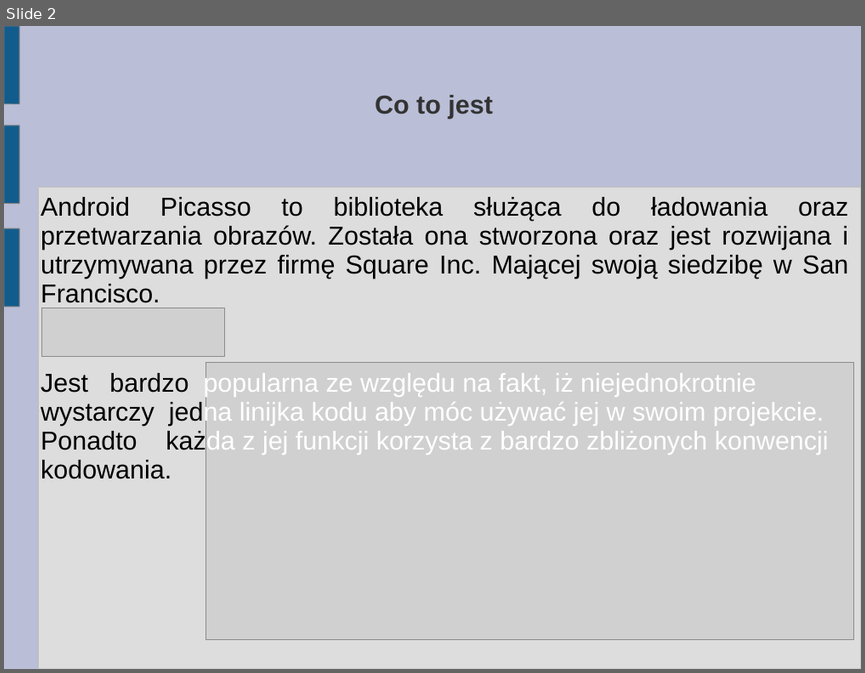
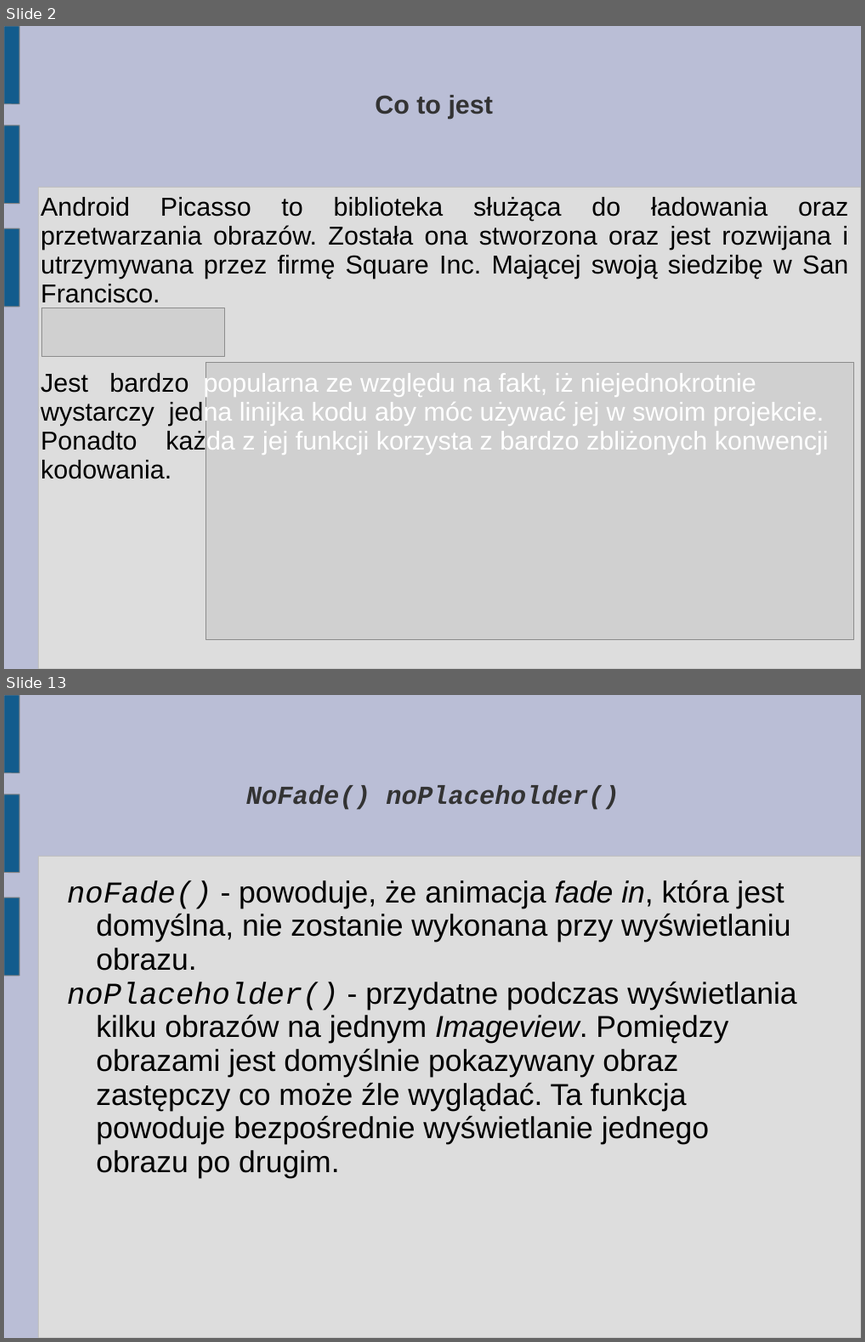
Before and after one commit to karolbisztyga/studies, a slide deck: android/picassopresentation/prezentacja.ppt. Shown one above the other, each under a label of ours: slide 2 before the commit, slides 2 and 13 after it; the slides between them are not shown. The pictures are 865x673 and 865x1342 pixels, drawn with LibreOffice and Linux fonts; fonts in the diff are those of the drawing; grey boxes stand for pictures. Boxes give left, top, right and bottom in pixels: in the first picture for what was removed or moved away, otherwise in the second. Text is boxed around its words. In the diff, an @@ line names an element or a change of style, - is before the commit and + after.

```diff
--- a/android/picassopresentation/prezentacja.ppt
+++ b/android/picassopresentation/prezentacja.ppt
@@ slide 13 added at (x1=4, y1=695, x2=861, y2=1338), background #BABED6; not listed: 4 template elements that a slide beside it also shows @@
@@ title added at (x1=246, y1=785, x2=619, y2=810), 24 pt, text #333333, bold, italic @@
+NoFade() noPlaceholder()
@@ text added at (x1=67, y1=879, x2=796, y2=1179), 28 pt, text #000000 @@
+noFade() - powoduje, że animacja fade in, która jest domyślna, nie zostanie wykonana przy wyświetlaniu obrazu.
+noPlaceholder() - przydatne podczas wyświetlania kilku obrazów na jednym Imageview. Pomiędzy obrazami jest domyślnie pokazywany obraz zastępczy co może źle wyglądać. Ta funkcja powoduje bezpośrednie wyświetlanie jednego obrazu po drugim.
```
Also in this commit, not shown: 12 other slides added, 1 slide removed, 2 other files.
